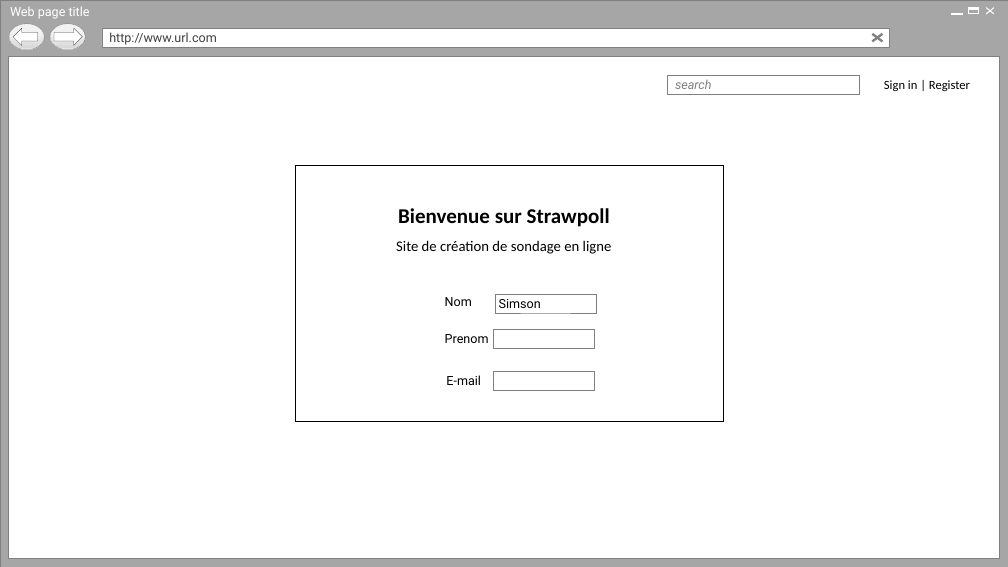
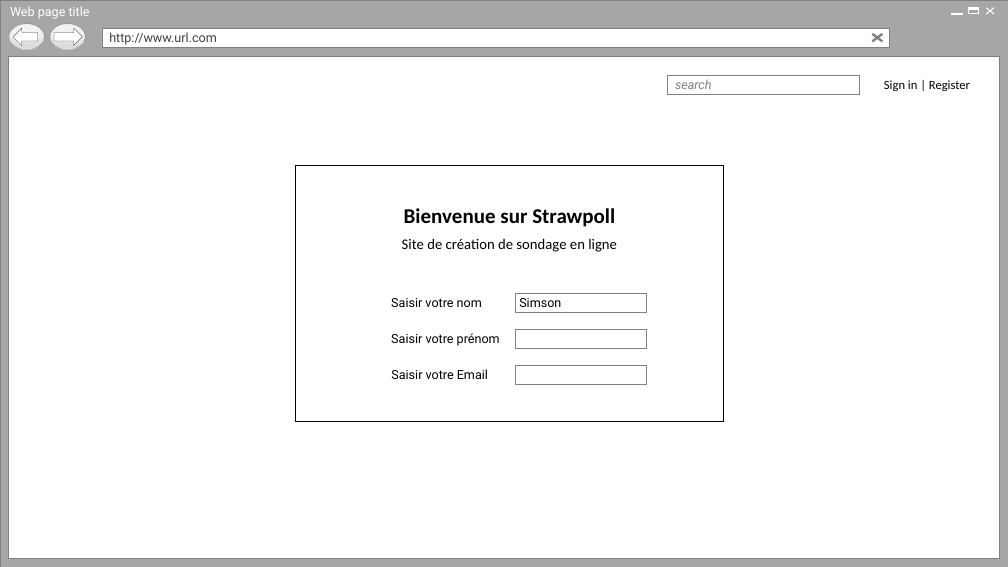
Before and after one commit to Holyz1988/PROJET1-ASP.NET, a slide deck: slide 2 of Page d’acceuil.pptx. Drawn at 1008x567 pixels with LibreOffice and Linux fonts; fonts in the diff are those of the drawing; background and template pictures are left out. Boxes give left, top, right and bottom in pixels: in the first picture for what was removed or moved away, otherwise in the second. Text is boxed around its words. In the diff, an @@ line names an element or a change of style, - is before the commit and + after.

```diff
--- a/Page d’acceuil.pptx
+++ b/Page d’acceuil.pptx
@@ text "Bienvenue sur Strawpoll" moved from (x1=398, y1=208, x2=610, y2=227) to (x1=404, y1=208, x2=615, y2=227) @@
@@ text "Site de création de sondage ..." moved from (x1=396, y1=240, x2=612, y2=254) to (x1=402, y1=238, x2=617, y2=252) @@
@@ text at (x1=391, y1=298, x2=482, y2=307): text changed @@
-Nom
+Saisir votre nom
@@ rectangle "Simson" resized from (x1=495, y1=294, x2=596, y2=313) to (x1=516, y1=293, x2=647, y2=312) @@
@@ text at (x1=391, y1=333, x2=500, y2=346): text changed @@
-E-mail
+Saisir votre prénom
@@ text removed at (x1=445, y1=334, x2=489, y2=343) @@
-Prenom
@@ rectangle resized from (x1=494, y1=371, x2=594, y2=390) to (x1=516, y1=330, x2=647, y2=349) @@
@@ text added at (x1=391, y1=369, x2=488, y2=379), 12 pt, text #000000 @@
+Saisir votre Email
@@ rectangle resized from (x1=494, y1=329, x2=594, y2=348) to (x1=516, y1=365, x2=647, y2=384) @@
```
Also in this commit, not shown: 6 other slides changed, 6 slides added.
